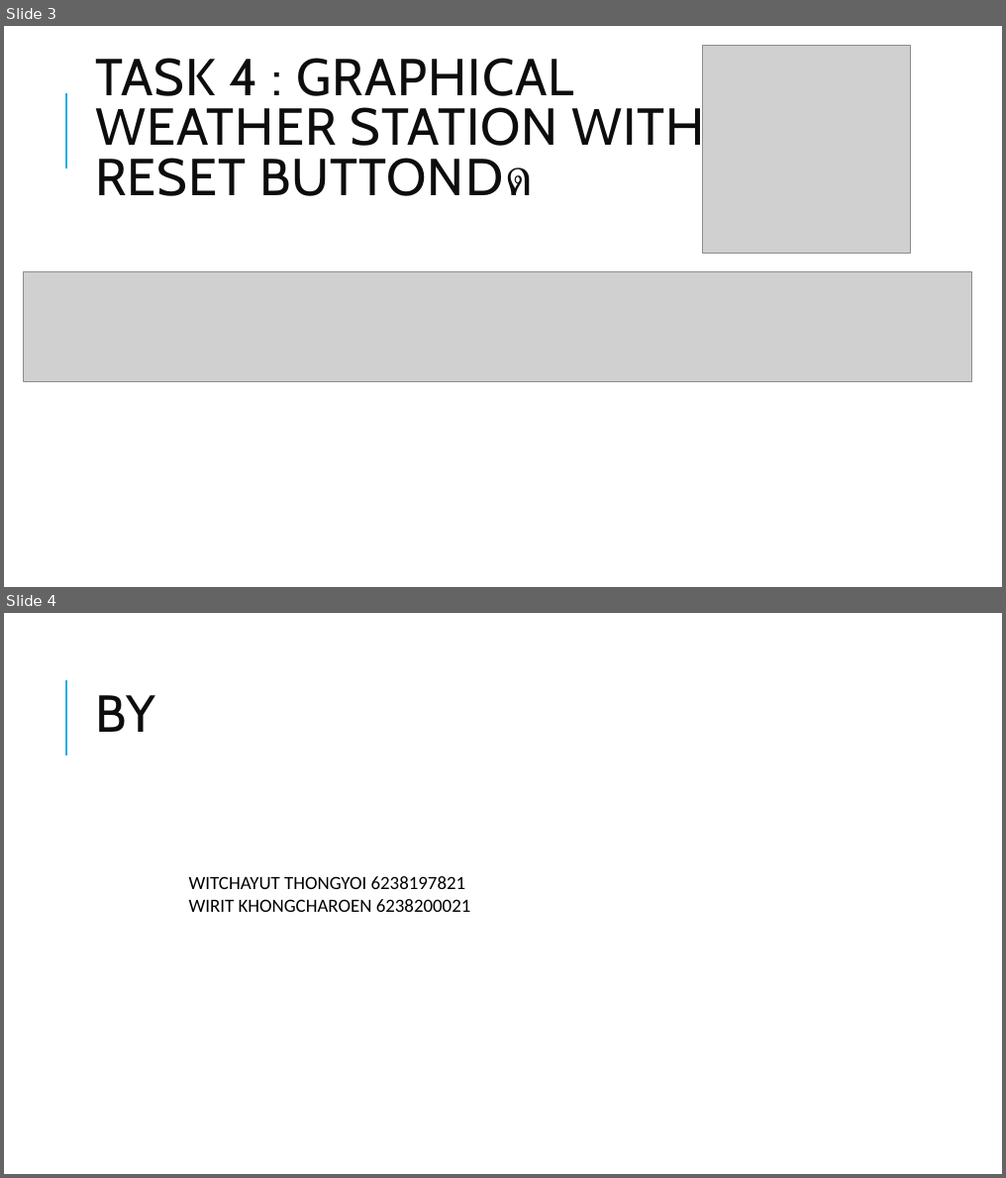
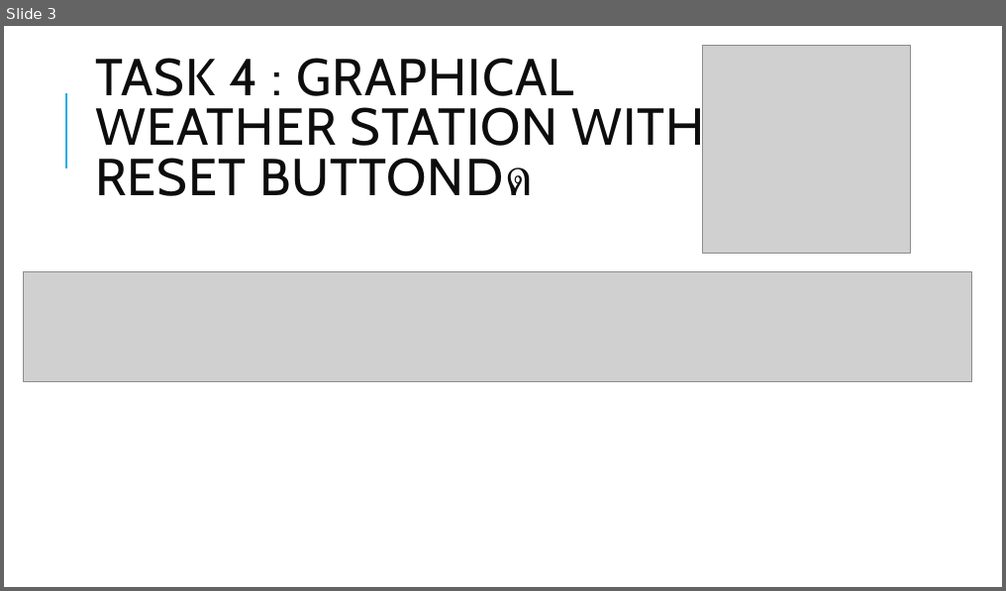
Before and after one commit to BossWT/ISEComprogLab, a slide deck: Lab4/Presentation.pptx. Shown one above the other, each under a label of ours: slides 3 and 4 before the commit, slide 3 after it. The pictures are 1006x1178 and 1006x591 pixels, drawn with LibreOffice and Linux fonts; fonts in the diff are those of the drawing; grey boxes stand for pictures. Boxes give left, top, right and bottom in pixels: in the first picture for what was removed or moved away, otherwise in the second. Text is boxed around its words. In the diff, an @@ line names an element or a change of style, - is before the commit and + after.

```diff
--- a/Lab4/Presentation.pptx
+++ b/Lab4/Presentation.pptx
@@ slide 4 removed at (4, 613, 1002, 1174), background #FFFFFF; not listed: 1 template element that a slide beside it also shows @@
@@ text removed at (95, 695, 155, 732) @@
-BY
@@ text removed at (189, 876, 471, 912) @@
-WITCHAYUT THONGYOI 6238197821
-WIRIT KHONGCHAROEN 6238200021
```
Also in this commit, not shown: 1 other file.
